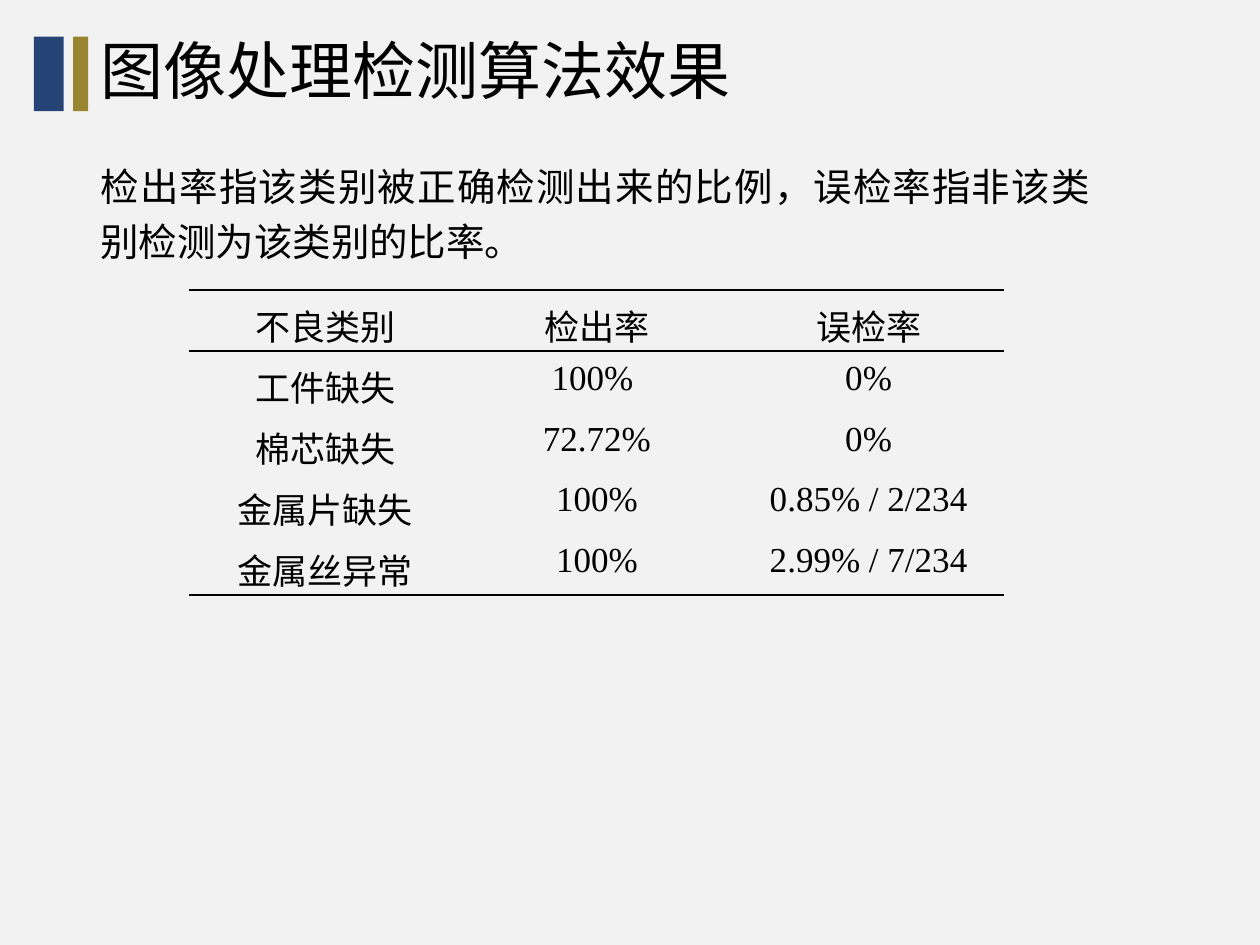
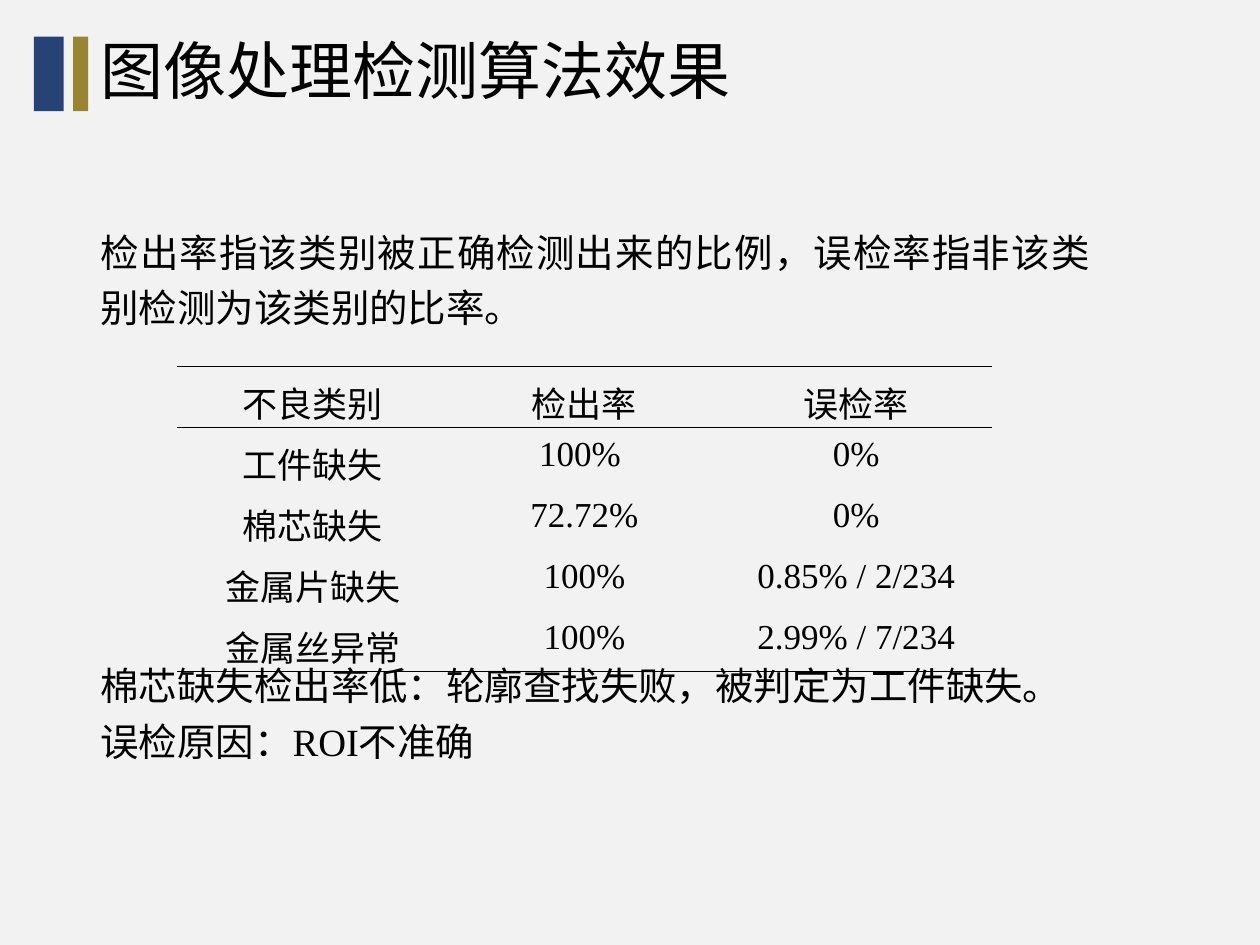
Before and after one commit to wang-jiankun/Graduate-File, a slide deck: slide 15 of 中期PPT-王建坤.pptx. Drawn at 1260x945 pixels with LibreOffice and Linux fonts; fonts in the diff are those of the drawing; background and template pictures are left out. Boxes give left, top, right and bottom in pixels: in the first picture for what was removed or moved away, otherwise in the second. Text is boxed around its words. In the diff, an @@ line names an element or a change of style, - is before the commit and + after.

```diff
--- a/中期PPT-王建坤.pptx
+++ b/中期PPT-王建坤.pptx
@@ text "检出率指该类别被正确检测出来的比例，误检率指非该类别检测为该类别的比率。": place and size @@
-text "检出率指该类别被正确检测出来的比例，误检率指非该类别检测为该类别的比率。" at <box>101,168,1090,259</box>
+text "检出率指该类别被正确检测出来的比例，误检率指非该类别检测为该类别的比率。" at <box>101,234,1090,325</box>
@@ table: place and size @@
-table at <box>189,290,1005,591</box>
+table at <box>176,367,993,675</box>
@@ text added at <box>101,661,1062,759</box>, 22 pt, text #000000 @@
+棉芯缺失检出率低：轮廓查找失败，被判定为工件缺失。
+误检原因：ROI不准确
```
Also in this commit, not shown: 6 other slides changed, 5 other files.
